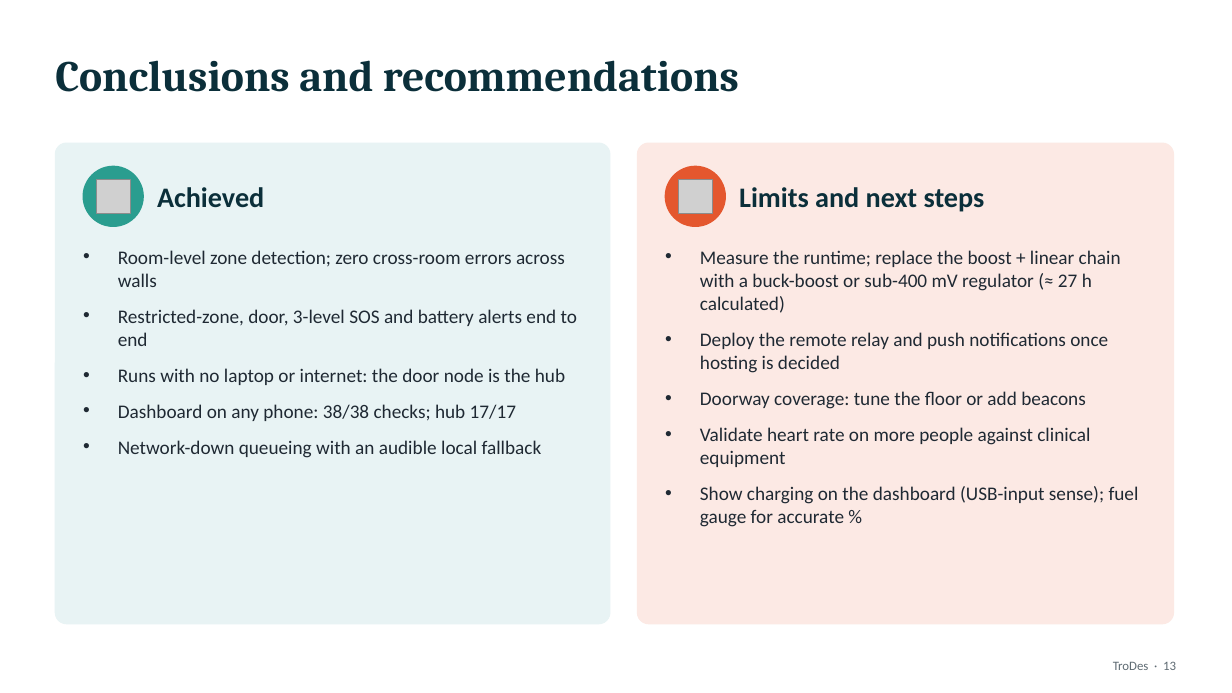
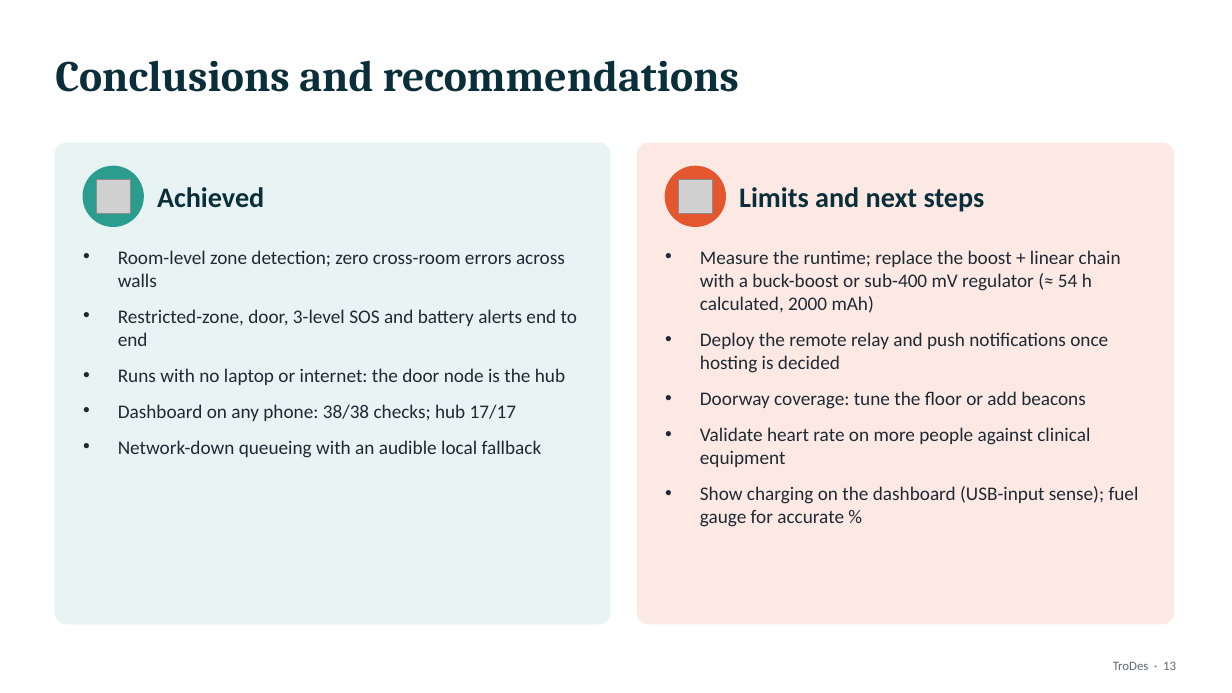
Before and after one commit to Jeju2004/SESEM, a slide deck: slide 13 of deliverables/drafts/TroDes_Defense_Presentation_DRAFT_v0.3.pptx. Drawn at 1232x693 pixels with LibreOffice and Linux fonts; fonts in the diff are those of the drawing; grey boxes stand for pictures. Boxes give left, top, right and bottom in pixels: in the first picture for what was removed or moved away, otherwise in the second. Text is boxed around its words. In the diff, an @@ line names an element or a change of style, - is before the commit and + after.

```diff
--- a/deliverables/drafts/TroDes_Defense_Presentation_DRAFT_v0.3.pptx
+++ b/deliverables/drafts/TroDes_Defense_Presentation_DRAFT_v0.3.pptx
@@ text at [700, 250, 1121, 313]: text changed @@
-• Measure the runtime; replace the boost + linear chain with a buck-boost or sub-400 mV regulator (≈ 27 h calculated)
+• Measure the runtime; replace the boost + linear chain with a buck-boost or sub-400 mV regulator (≈ 54 h calculated, 2000 mAh)
```
Also in this commit, not shown: 2 other slides changed, 8 other files.
